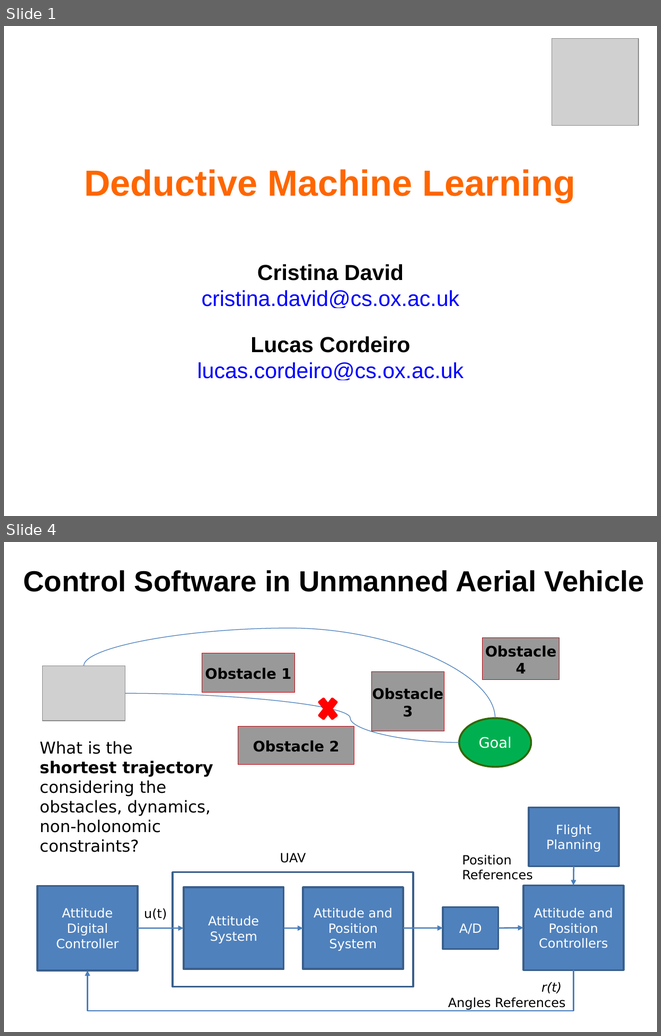
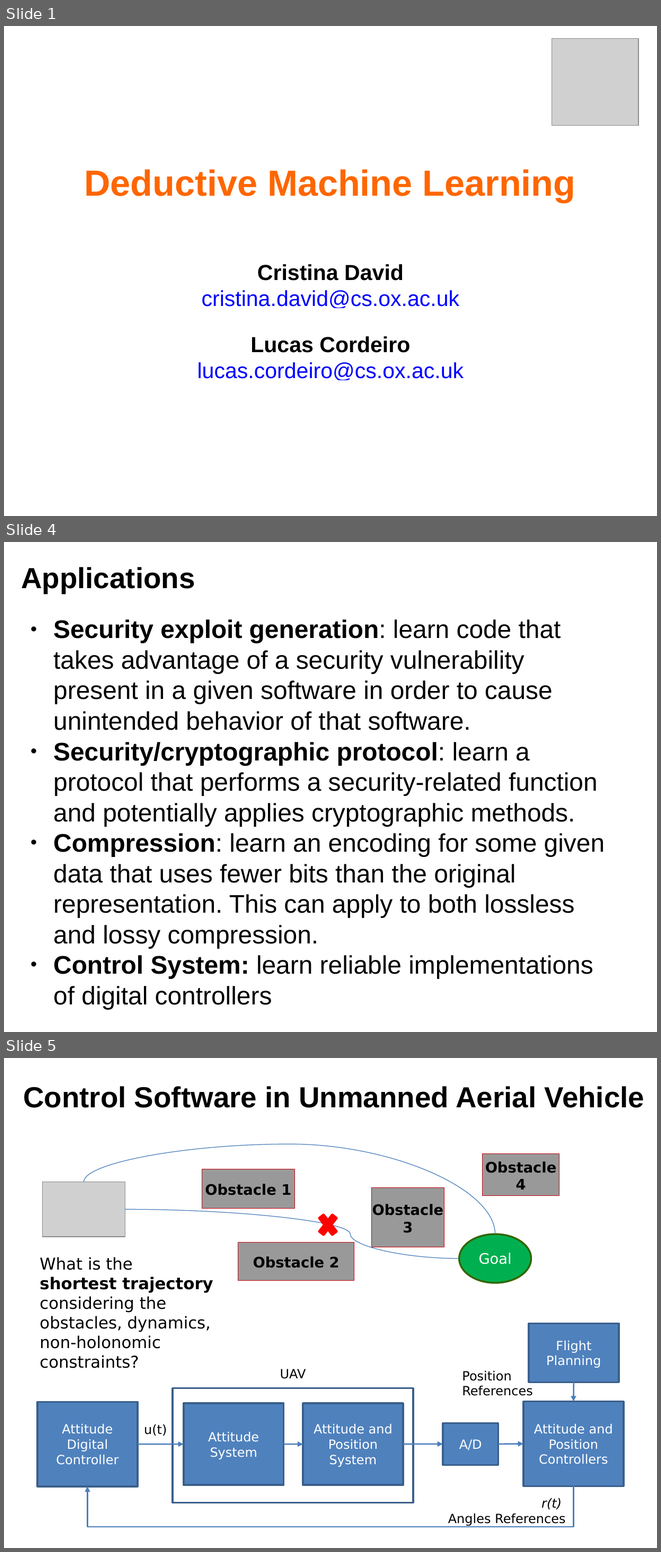
Before and after one commit to polgreen/control2, a slide deck: slides/project_taster_session.pptx. Shown one above the other, each under a label of ours: slides 1 and 4 before the commit, slides 1, 4 and 5 after it; the slides between them are not shown. The pictures are 661x1036 and 661x1552 pixels, drawn with LibreOffice and Linux fonts; fonts in the diff are those of the drawing; grey boxes stand for pictures. Boxes give left, top, right and bottom in pixels: in the first picture for what was removed or moved away, otherwise in the second. Text is boxed around its words. In the diff, an @@ line names an element or a change of style, - is before the commit and + after.

```diff
--- a/slides/project_taster_session.pptx
+++ b/slides/project_taster_session.pptx
@@ slide 4 added at (x1=4, y1=542, x2=657, y2=1032), background #FFFFFF @@
@@ text added at (x1=21, y1=567, x2=195, y2=593), 32 pt, text #000000, bold @@
+Applications
@@ text added at (x1=53, y1=619, x2=604, y2=978), 28 pt, text #000000 @@
+● Security exploit generation: learn code that takes advantage of a security vulnerability present in a given software in order to cause unintended behavior of that software.
+● Security/cryptographic protocol: learn a protocol that performs a security-related function and potentially applies cryptographic methods.
+● Compression: learn an encoding for some given data that uses fewer bits than the original representation. This can apply to both lossless and lossy compression.
+● Control System: learn reliable implementations of digital controllers
@@ what was slide 4 is now slide 5 @@
```
Also in this commit, not shown: 2 slides changed.
